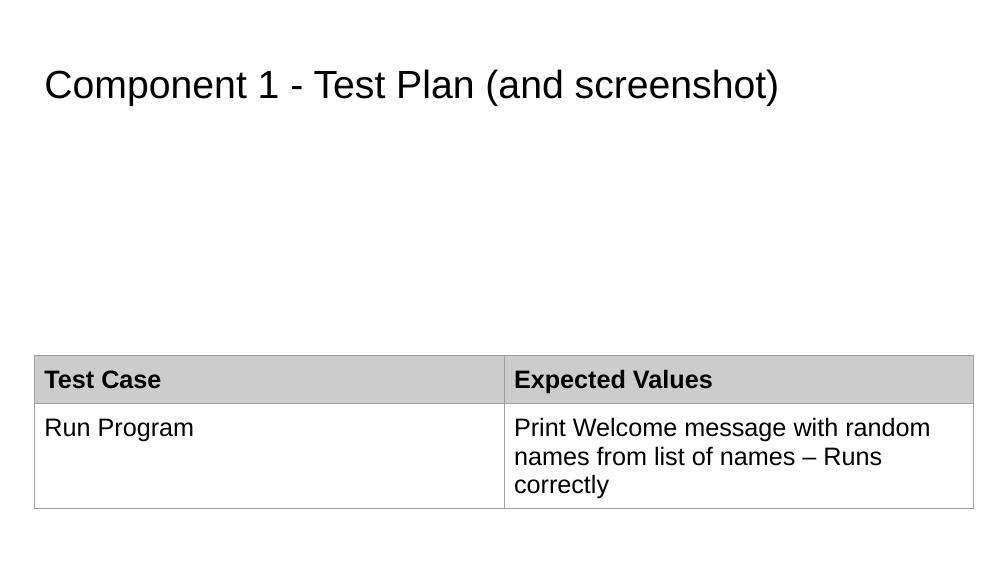
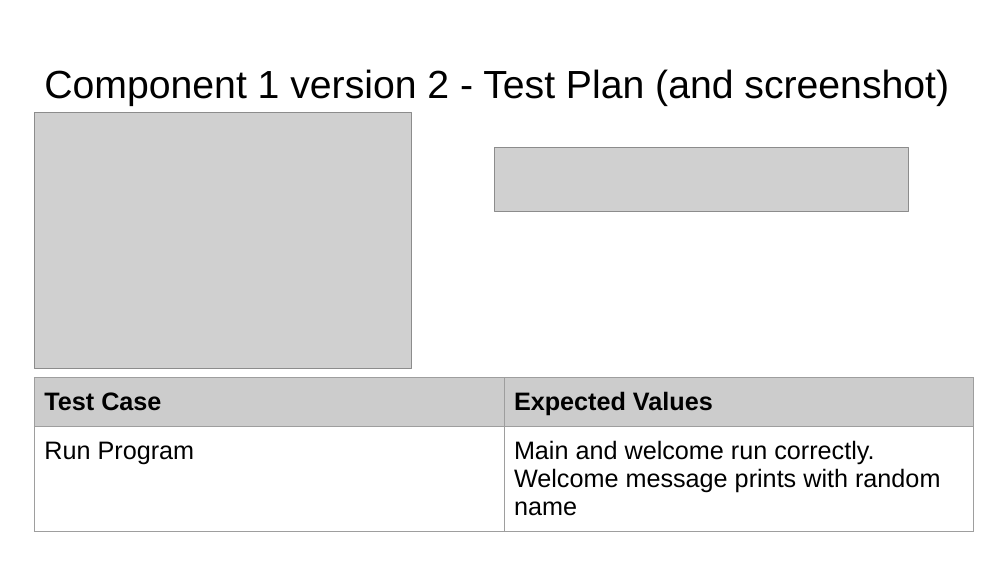
Before and after one commit to danielpereira16/pizzabot, a slide deck: slide 6 of 022_91893+_+91897+Documentation.pptx. Drawn at 1008x567 pixels with LibreOffice and Linux fonts; fonts in the diff are those of the drawing; grey boxes stand for pictures. Boxes give left, top, right and bottom in pixels: in the first picture for what was removed or moved away, otherwise in the second. Text is boxed around its words. In the diff, an @@ line names an element or a change of style, - is before the commit and + after.

Commit message:
Created welcome v2
Change the welcome message code into a function. Also created a main() function to call welcome()

```diff
--- a/022_91893+_+91897+Documentation.pptx
+++ b/022_91893+_+91897+Documentation.pptx
@@ title at box(44, 69, 949, 106): text changed @@
-Component 1 - Test Plan (and screenshot)
+Component 1 version 2 - Test Plan (and screenshot)
@@ picture added at box(34, 112, 411, 369) @@
@@ picture added at box(495, 147, 909, 211) @@
@@ table at box(34, 378, 974, 539) @@
-row 2, column 2: Print Welcome message with random names from list of names – Runs correctly
+row 2, column 2: Main and welcome run correctly. / Welcome message prints with random name
@@ table: place and size @@
-table at box(34, 356, 974, 517)
+table at box(34, 378, 974, 539)
```
Also in this commit, not shown: 2 other slides changed, 2 other files.
